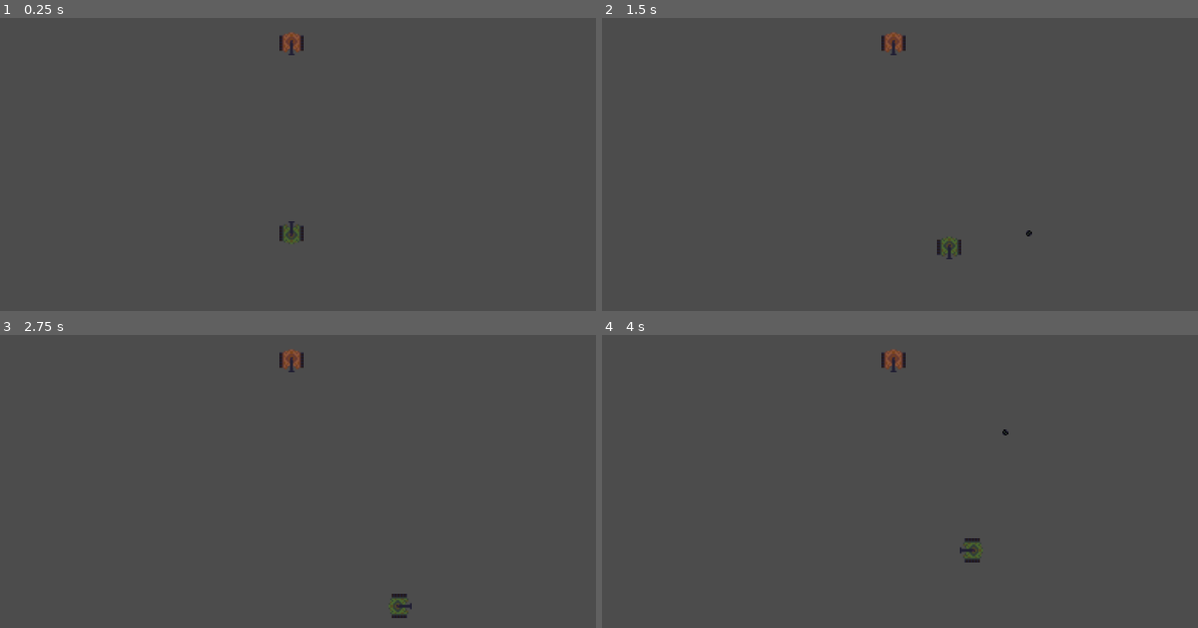
Above: before the commit, frames 1-4 (two rows, left to right).
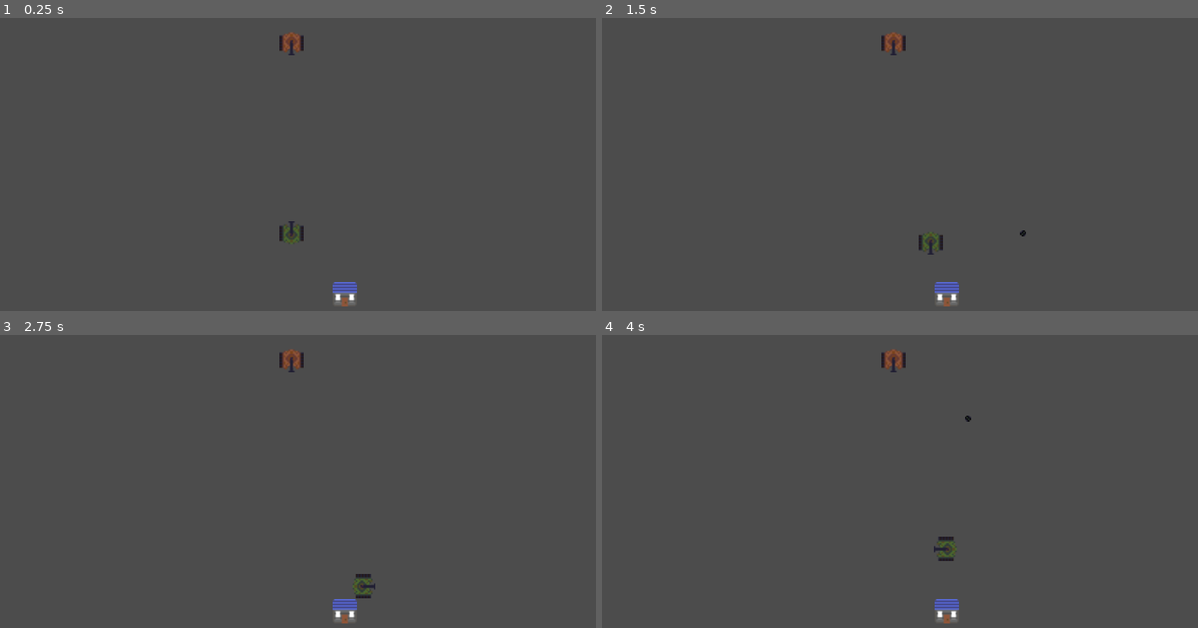
Above: after the commit, the same moments.

Repository: s3nd3r5/godot-tanks
Game: Godot game, scene res://Main.tscn
Same seed, same stepped clock (60 frames per second), same inputs: the game is played once before the commit and once after it.
Inputs:
- Up to frame 1 (0.25 s): no input
- Up to frame 2 (1.5 s): tap Enter at 0.5 s; hold Right (ui_right) 0.53-1.28 s; tap Space at 0.77 s; hold Down (ui_down) from 1.28 s (still down)
- Up to frame 3 (2.75 s): tap Space at 1.52 s; release Down (ui_down) at 2.03 s; hold Right (ui_right) from 2.03 s (still down)
- Up to frame 4 (4 s): release Right (ui_right) at 2.78 s; hold Up (ui_up) 2.78-3.53 s; tap Space at 3.02, 3.77 s; hold Left (ui_left) from 3.53 s (still down)

The runs differ from the first frame. In frame 1, 0.3% of the frame differs, in the area x 55-60%, y 90-99%; in frame 2, 0.7%; in frame 3, 0.7%; in frame 4, 0.7%, in the area x 55-69%, y 27-99%.

Commit message:
Added house and reset physics

Diff:
--- /dev/null
+++ b/House.tscn
@@ -0,0 +1,46 @@
+[gd_scene load_steps=8 format=2]
+
+[ext_resource path="res://art/house3.png" type="Texture" id=1]
+[ext_resource path="res://art/house4.png" type="Texture" id=2]
+[ext_resource path="res://art/house2.png" type="Texture" id=3]
+[ext_resource path="res://art/house1.png" type="Texture" id=4]
+[ext_resource path="res://src/House.gd" type="Script" id=5]
+
+[sub_resource type="SpriteFrames" id=2]
+animations = [ {
+"frames": [ ExtResource( 4 ) ],
+"loop": true,
+"name": "default",
+"speed": 5.0
+}, {
+"frames": [ ExtResource( 1 ), ExtResource( 2 ) ],
+"loop": true,
+"name": "destroyed",
+"speed": 5.0
+}, {
+"frames": [ ExtResource( 3 ) ],
+"loop": true,
+"name": "hit",
+"speed": 5.0
+} ]
+
+[sub_resource type="RectangleShape2D" id=1]
+extents = Vector2( 8.10052, 8.20284 )
+
+[node name="House" type="KinematicBody2D"]
+scale = Vector2( 2, 2 )
+script = ExtResource( 5 )
+
+[node name="AnimatedSprite" type="AnimatedSprite" parent="."]
+frames = SubResource( 2 )
+animation = "destroyed"
+
+[node name="BodyArea" type="CollisionShape2D" parent="."]
+shape = SubResource( 1 )
+
+[node name="Hitbox" type="Area2D" parent="."]
+
+[node name="CollisionArea" type="CollisionShape2D" parent="Hitbox"]
+shape = SubResource( 1 )
+[connection signal="area_shape_entered" from="Hitbox" to="." method="_on_Hitbox_area_shape_entered"]
+[connection signal="body_entered" from="Hitbox" to="." method="_on_Hitbox_body_entered"]
--- a/Main.tscn
+++ b/Main.tscn
@@ -1,9 +1,10 @@
-[gd_scene load_steps=5 format=2]
+[gd_scene load_steps=6 format=2]
 
 [ext_resource path="res://Enemy.tscn" type="PackedScene" id=1]
 [ext_resource path="res://ball.tscn" type="PackedScene" id=2]
 [ext_resource path="res://Player.tscn" type="PackedScene" id=3]
 [ext_resource path="res://src/Main.gd" type="Script" id=4]
+[ext_resource path="res://House.tscn" type="PackedScene" id=5]
 
 [node name="Main" type="Node"]
 script = ExtResource( 4 )
@@ -16,5 +17,7 @@
 [node name="PlayerFireTimer" type="Timer" parent="."]
 
 [node name="EnemyHitTimer" type="Timer" parent="."]
+
+[node name="House" parent="." instance=ExtResource( 5 )]
 [connection signal="dead" from="Enemy" to="." method="_on_Enemy_dead"]
 [connection signal="timeout" from="PlayerFireTimer" to="Player" method="_on_PlayerFireTimer_timeout"]
--- a/Player.tscn
+++ b/Player.tscn
@@ -15,12 +15,10 @@
 [sub_resource type="RectangleShape2D" id=2]
 extents = Vector2( 7.99949, 8.09955 )
 
-[node name="Player" type="Area2D"]
+[node name="Player" type="KinematicBody2D"]
 scale = Vector2( 2, 2 )
+z_index = 1
 script = ExtResource( 3 )
-__meta__ = {
-"_edit_group_": true
-}
 
 [node name="AnimatedSprite" type="AnimatedSprite" parent="."]
 frames = SubResource( 1 )
--- /dev/null
+++ b/src/House.gd
@@ -0,0 +1,48 @@
+extends KinematicBody2D
+
+signal collision
+
+enum states { NORMAL, DAMAGED, DESTROYED }
+export var MAX_HEALTH = 3
+
+var screen_size
+var state
+var prev_state
+var health
+
+# Called when the node enters the scene tree for the first time.
+func _ready():
+	connect("area_shape_entered", self, '_on_House_area_shape_entered')
+	screen_size = get_viewport_rect().size
+	position.x = screen_size.x / 2 + 70
+	position.y = screen_size.y / 2 + 80
+	health = MAX_HEALTH
+	state = states.NORMAL
+
+# Called every frame. 'delta' is the elapsed time since the previous frame.
+func _process(delta):
+	if state == states.NORMAL && prev_state != states.NORMAL:
+		$AnimatedSprite.play("default")
+	elif state == states.DAMAGED && prev_state != states.DAMAGED:
+		$AnimatedSprite.play("hit")
+	elif state == states.DESTROYED && prev_state != states.DESTROYED:
+		$AnimatedSprite.play("destroyed")
+
+
+func _on_Hitbox_area_shape_entered(area_id, area, area_shape, self_shape):
+	if area.is_in_group("projectile"):
+		if state != states.DESTROYED:
+			area.queue_free()
+			health -= 1
+			if health <= 0:
+				prev_state = state
+				state = states.DESTROYED
+			elif health != MAX_HEALTH:
+				prev_state = state
+				state = states.DAMAGED
+	#else:
+		#move_and_slide(area)
+
+
+func _on_Hitbox_body_entered(body):
+	pass
--- a/src/player.gd
+++ b/src/player.gd
@@ -1,10 +1,10 @@
-extends Area2D
+extends KinematicBody2D
 
 signal fire
 
 enum Dirs { UP, DOWN, LEFT, RIGHT }
 # Declare member variables here. Examples:
-export var speed = 100
+export var speed = 4000
 
 var screen_size
 var face_dir
@@ -83,14 +83,15 @@
 
 	# is moving
 	if velocity.length() > 0:
-		velocity = velocity.normalized () * speed
+		velocity = velocity * speed
 		$AnimatedSprite.play()
 	else:
 		$AnimatedSprite.stop()
 
-	position += velocity * delta
-	position.x = clamp(position.x, 0, screen_size.x)
-	position.y = clamp(position.y, 0, screen_size.y)
+	#position += velocity * delta
+	#position.x = clamp(position.x, 0, screen_size.x)
+	#position.y = clamp(position.y, 0, screen_size.y)
+	move_and_slide(velocity * delta)
 
 
 func _on_PlayerFireTimer_timeout():
Binary file added: art/house1.png
Binary file added: art/house2.png
Binary file added: art/house3.png
Binary file added: art/house4.png
